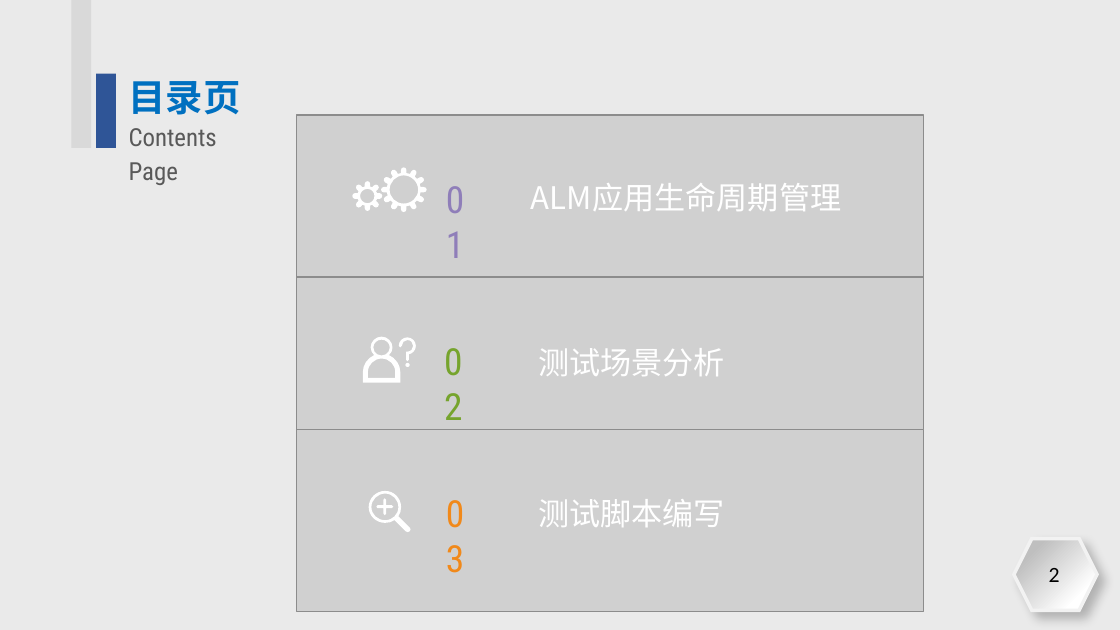
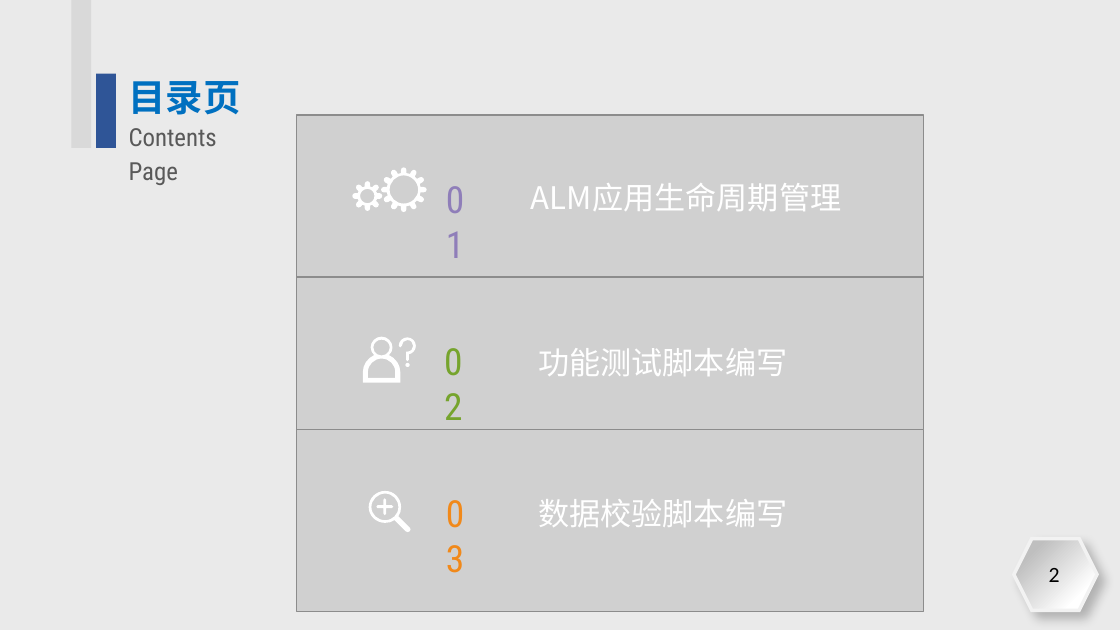
Before and after one commit to jimmyue/skills, a slide deck: slide 2 of 如何用SQL编写测试用例.pptx. Drawn at 1120x630 pixels with LibreOffice and Linux fonts; fonts in the diff are those of the drawing; grey boxes stand for pictures. Boxes give left, top, right and bottom in pixels: in the first picture for what was removed or moved away, otherwise in the second. Text is boxed around its words. In the diff, an @@ line names an element or a change of style, - is before the commit and + after.

```diff
--- a/如何用SQL编写测试用例.pptx
+++ b/如何用SQL编写测试用例.pptx
@@ text at (x1=538, y1=348, x2=787, y2=376): text changed @@
-测试场景分析
+功能测试脚本编写
@@ text at (x1=538, y1=499, x2=787, y2=527): text changed @@
-测试脚本编写
+数据校验脚本编写
```
Also in this commit, not shown: 8 other slides changed, 8 slides added, 3 slides removed.
